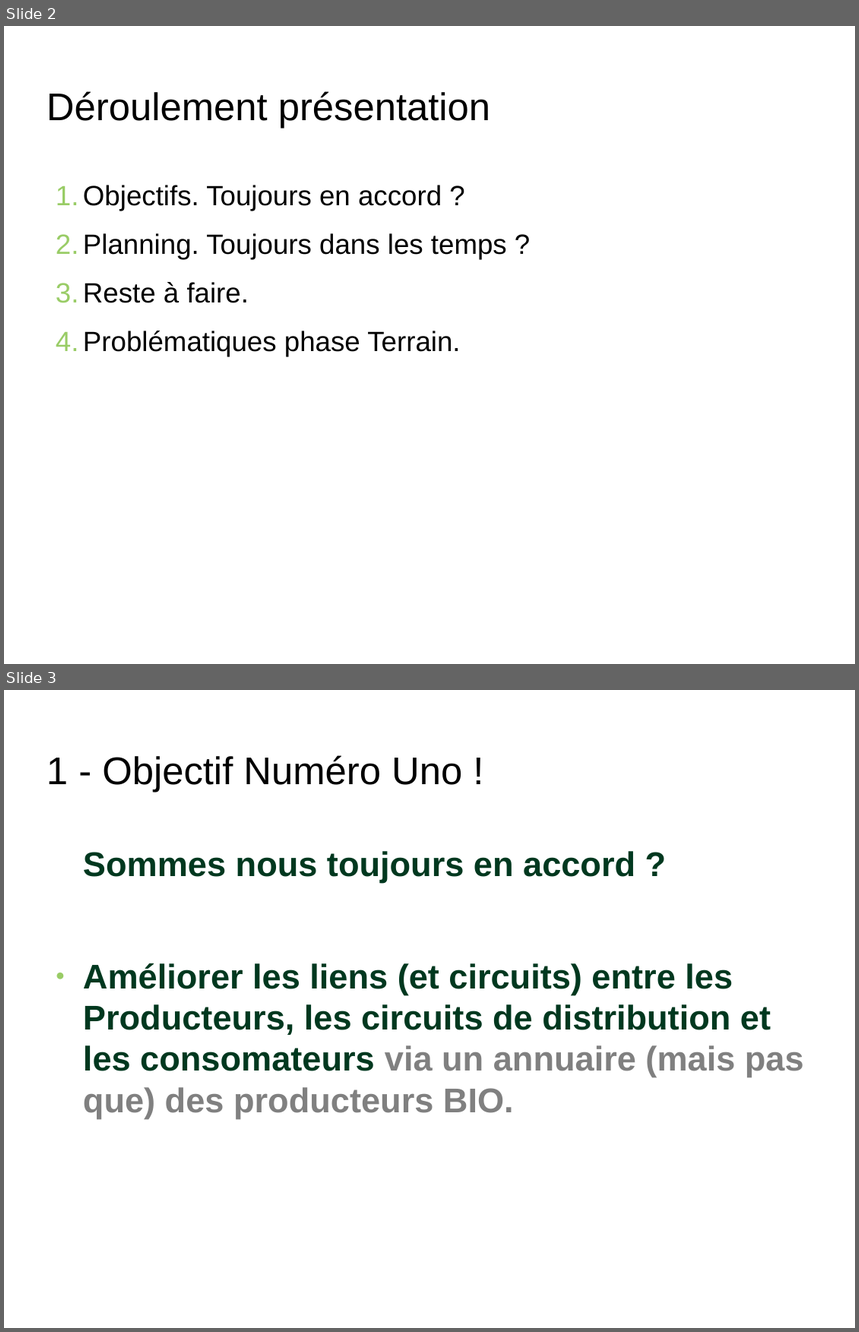
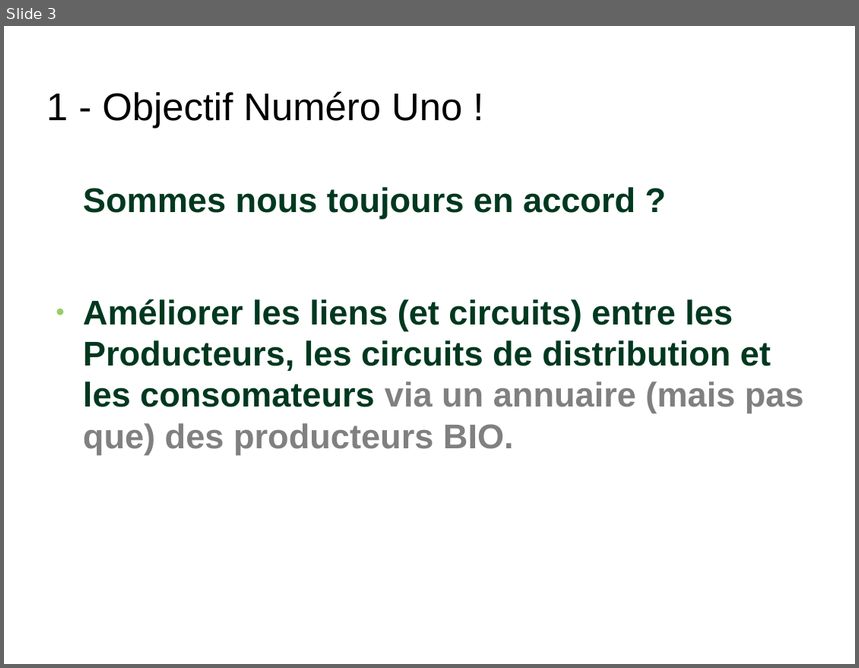
Before and after one commit to PaulBisserier/cetcal, a slide deck: qualification/présentations/16juin2020.odp. Shown one above the other, each under a label of ours: slides 2 and 3 before the commit, slide 3 after it. The pictures are 859x1332 and 859x668 pixels, drawn with LibreOffice and Linux fonts; fonts in the diff are those of the drawing; background and template pictures are left out. Boxes give left, top, right and bottom in pixels: in the first picture for what was removed or moved away, otherwise in the second. Text is boxed around its words. In the diff, an @@ line names an element or a change of style, - is before the commit and + after.

```diff
--- a/qualification/présentations/16juin2020.odp
+++ b/qualification/présentations/16juin2020.odp
@@ slide 2 removed at (x1=4, y1=26, x2=855, y2=664), background picture (left out) @@
@@ title removed at (x1=47, y1=91, x2=490, y2=128) @@
-Déroulement présentation
@@ text removed at (x1=83, y1=185, x2=507, y2=357) @@
-1. Objectifs. Toujours en accord ?
-2. Planning. Toujours dans les temps ?
-3. Reste à faire.
-4. Problématiques phase Terrain.
```
Also in this commit, not shown: 1 slide changed, 7 slides added, 4 other slides removed, 13 other files.
